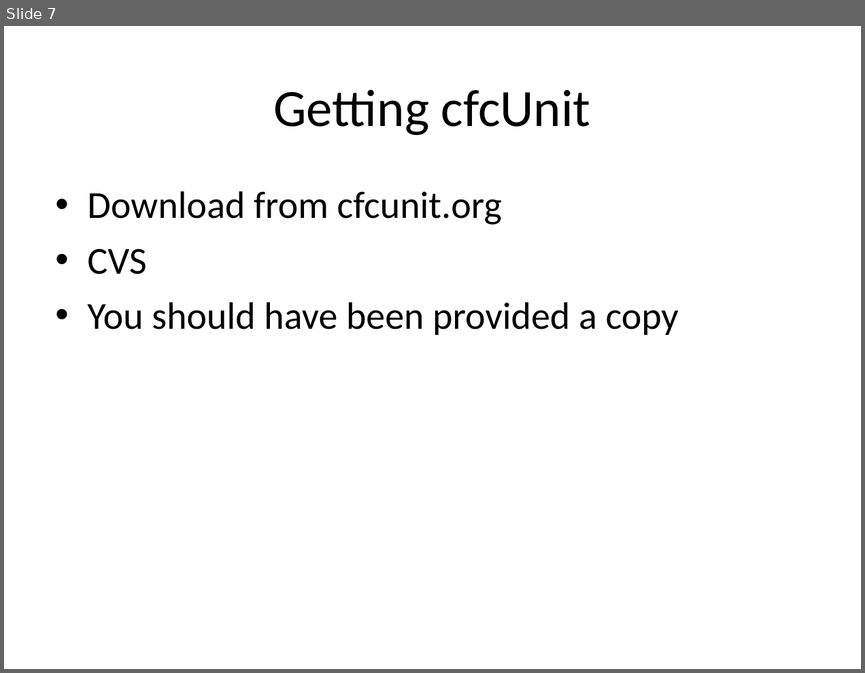
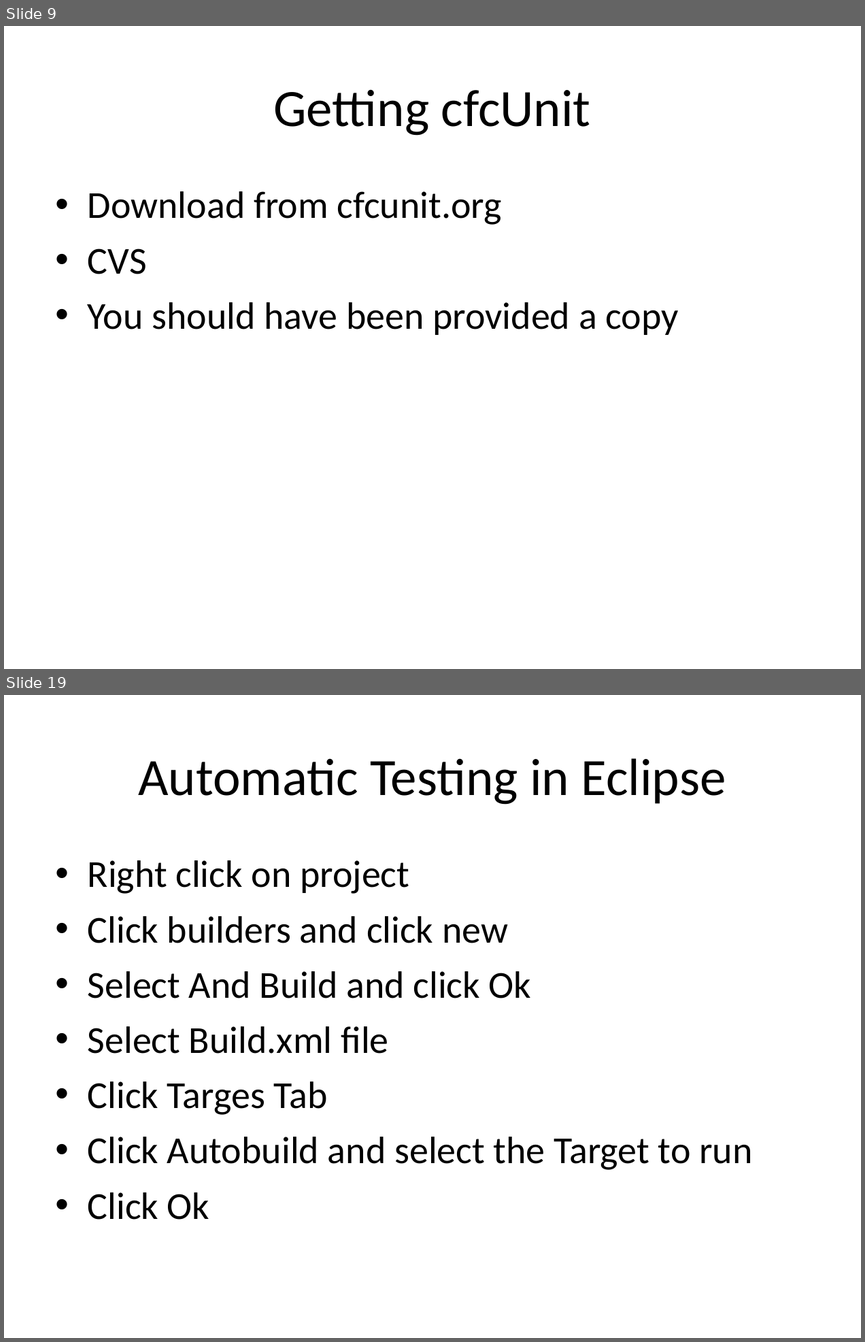
Before and after one commit to dhughes/OldPresentations, a slide deck: Trunk/Model-Glue 3 Day For Teratech/documents/CFCUnit Crash Course.ppt. Shown one above the other, each under a label of ours: slide 7 before the commit, slides 9 and 19 after it; the slides between them are not shown. The pictures are 865x673 and 865x1342 pixels, drawn with LibreOffice and Linux fonts; fonts in the diff are those of the drawing; background and template pictures are left out. Boxes give left, top, right and bottom in pixels: in the first picture for what was removed or moved away, otherwise in the second. Text is boxed around its words. In the diff, an @@ line names an element or a change of style, - is before the commit and + after.

```diff
--- a/Trunk/Model-Glue 3 Day For Teratech/documents/CFCUnit Crash Course.ppt
+++ b/Trunk/Model-Glue 3 Day For Teratech/documents/CFCUnit Crash Course.ppt
@@ slide 19 added at box(4, 695, 861, 1338), background picture (left out) @@
@@ title added at box(138, 758, 726, 804), 44 pt, text #000000 @@
+Automatic Testing in Eclipse
@@ text added at box(88, 860, 752, 1219), 32 pt, text #000000 @@
+• Right click on project
+• Click builders and click new
+• Select And Build and click Ok
+• Select Build.xml file
+• Click Targes Tab
+• Click Autobuild and select the Target to run
+• Click Ok
@@ what was slide 7 is now slide 9 @@
```
Also in this commit, not shown: 2 slides changed, 11 other slides added, 2 slides removed, 6 other files.
